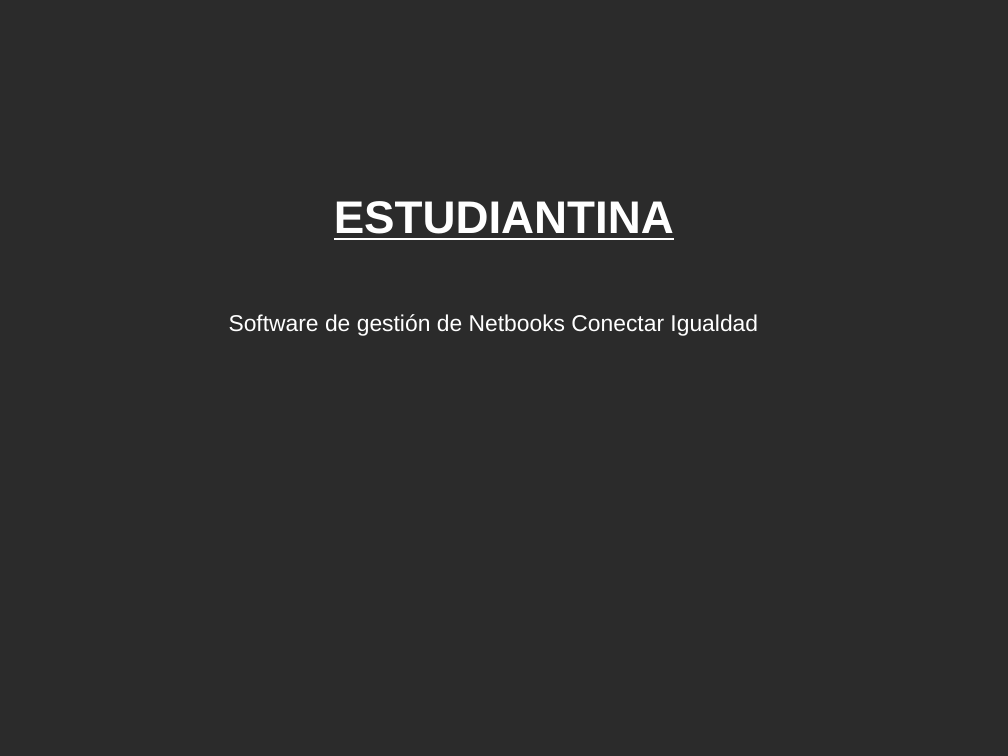
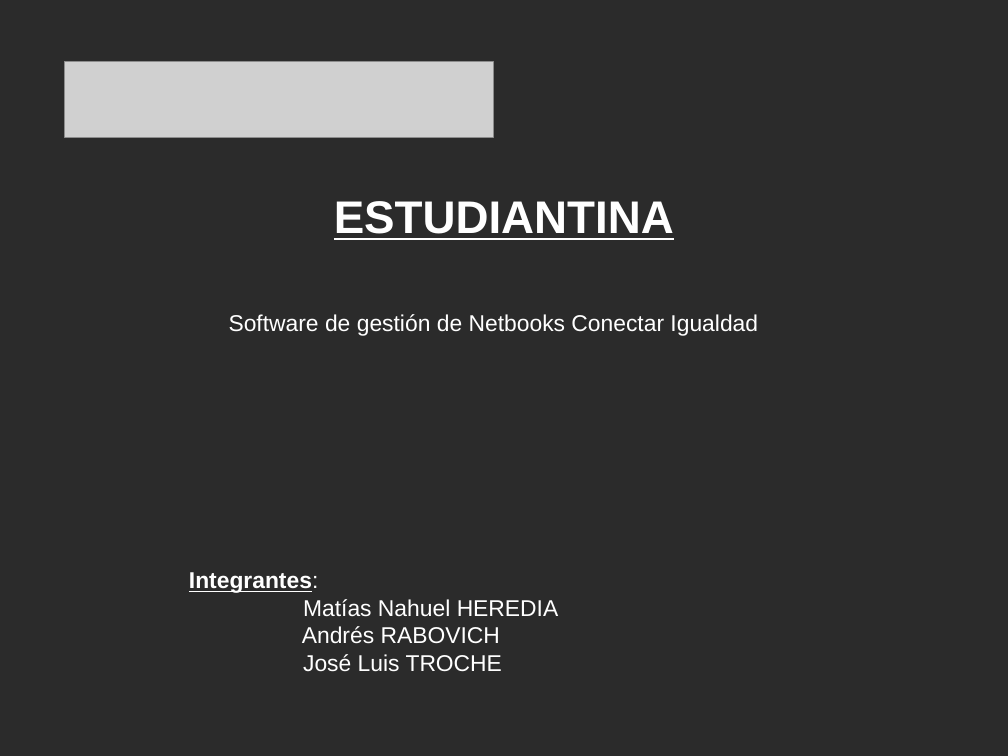
Before and after one commit to Estudiantina/Estudiantina, a slide deck: slide 1 of documentacion/presentacion/presentacion.odp. Drawn at 1008x756 pixels with LibreOffice and Linux fonts; fonts in the diff are those of the drawing; grey boxes stand for pictures; background and template pictures are left out; a plain dark background stands for a picture behind light text. Boxes give left, top, right and bottom in pixels: in the first picture for what was removed or moved away, otherwise in the second. Text is boxed around its words. In the diff, an @@ line names an element or a change of style, - is before the commit and + after.

```diff
--- a/documentacion/presentacion/presentacion.odp
+++ b/documentacion/presentacion/presentacion.odp
@@ picture added at (65,61,494,137) @@
@@ text added at (189,572,559,672), 18 pt, text #FFFFFF @@
+Integrantes:
+Matías Nahuel HEREDIA
+Andrés RABOVICH
+José Luis TROCHE
```
Also in this commit, not shown: 1 other slide changed, 1 slide added, 9 other files.
